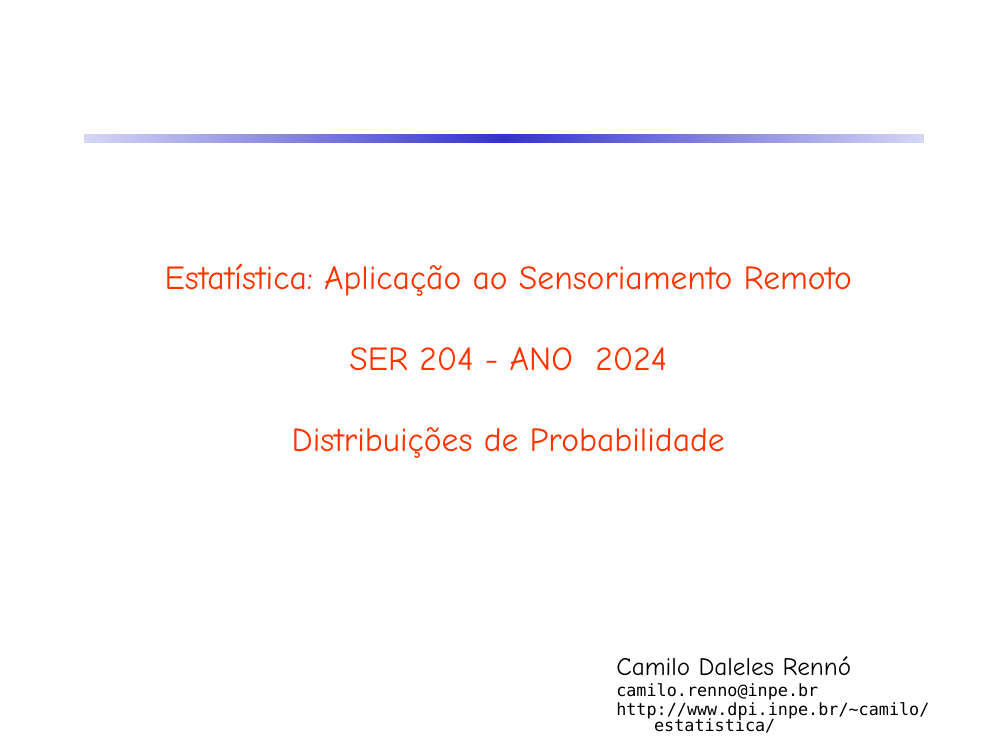
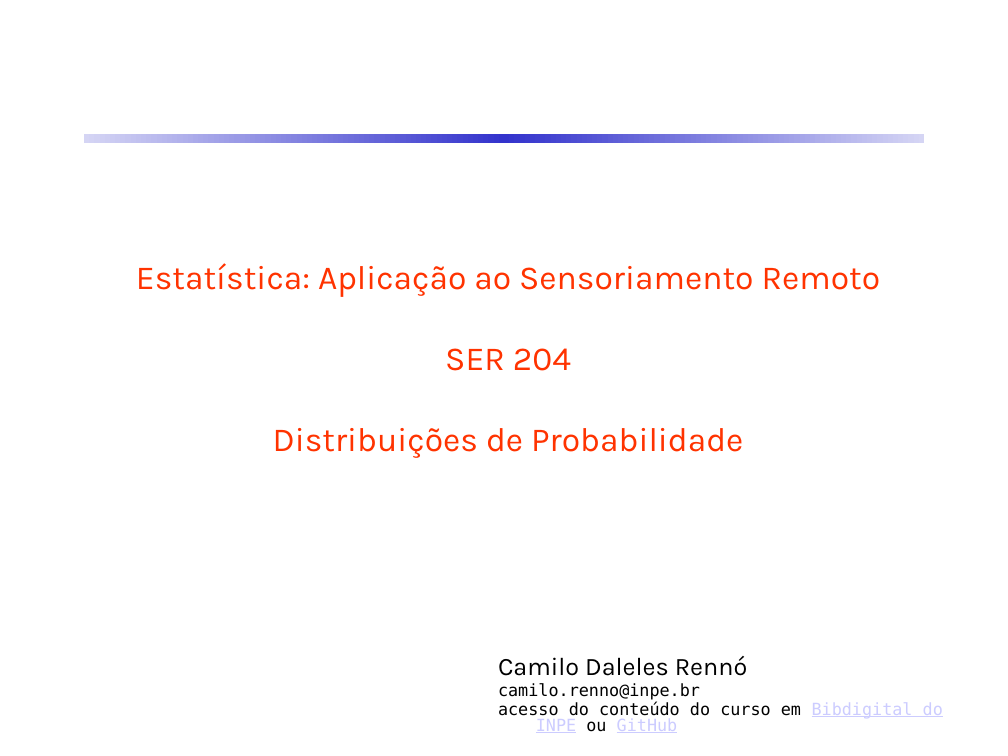
Before and after one commit to CDRenno/Estatistica, a slide deck: slide 1 of ppt/03DistrProb.pptx. Drawn at 1008x756 pixels with LibreOffice and Linux fonts; fonts in the diff are those of the drawing. Boxes give left, top, right and bottom in pixels: in the first picture for what was removed or moved away, otherwise in the second. Text is boxed around its words. In the diff, an @@ line names an element or a change of style, - is before the commit and + after.

```diff
--- a/ppt/03DistrProb.pptx
+++ b/ppt/03DistrProb.pptx
@@ title at bbox=[136, 263, 881, 458]: text changed; font Comic Neue to Karla @@
-Estatística: Aplicação ao Sensoriamento Remoto
-SER 204 - ANO 2024
-Distribuições de Probabilidade
+Estatística: Aplicação ao Sensoriamento Remoto
+SER 204
+Distribuições de Probabilidade
@@ text "Camilo Daleles Rennó": place and size @@
-text "Camilo Daleles Rennó" at bbox=[616, 656, 929, 733]
+text "Camilo Daleles Rennó" at bbox=[498, 656, 943, 733]
@@ text at bbox=[498, 656, 748, 676]: font Comic Neue to Karla in "Camilo Daleles Rennó" @@
@@ text at bbox=[498, 702, 943, 733]: text changed @@
-http://www.dpi.inpe.br/~camilo/estatistica/
+acesso do conteúdo do curso em Bibdigital do INPE ou GitHub
```
Also in this commit, not shown: 75 other slides changed, 1 slide added, 1 slide removed, 5 other files.
